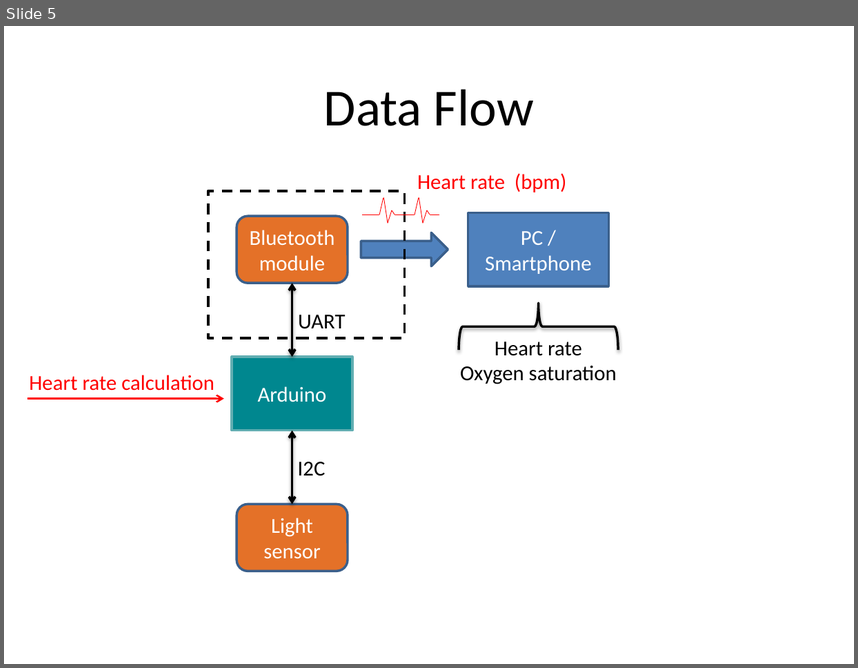
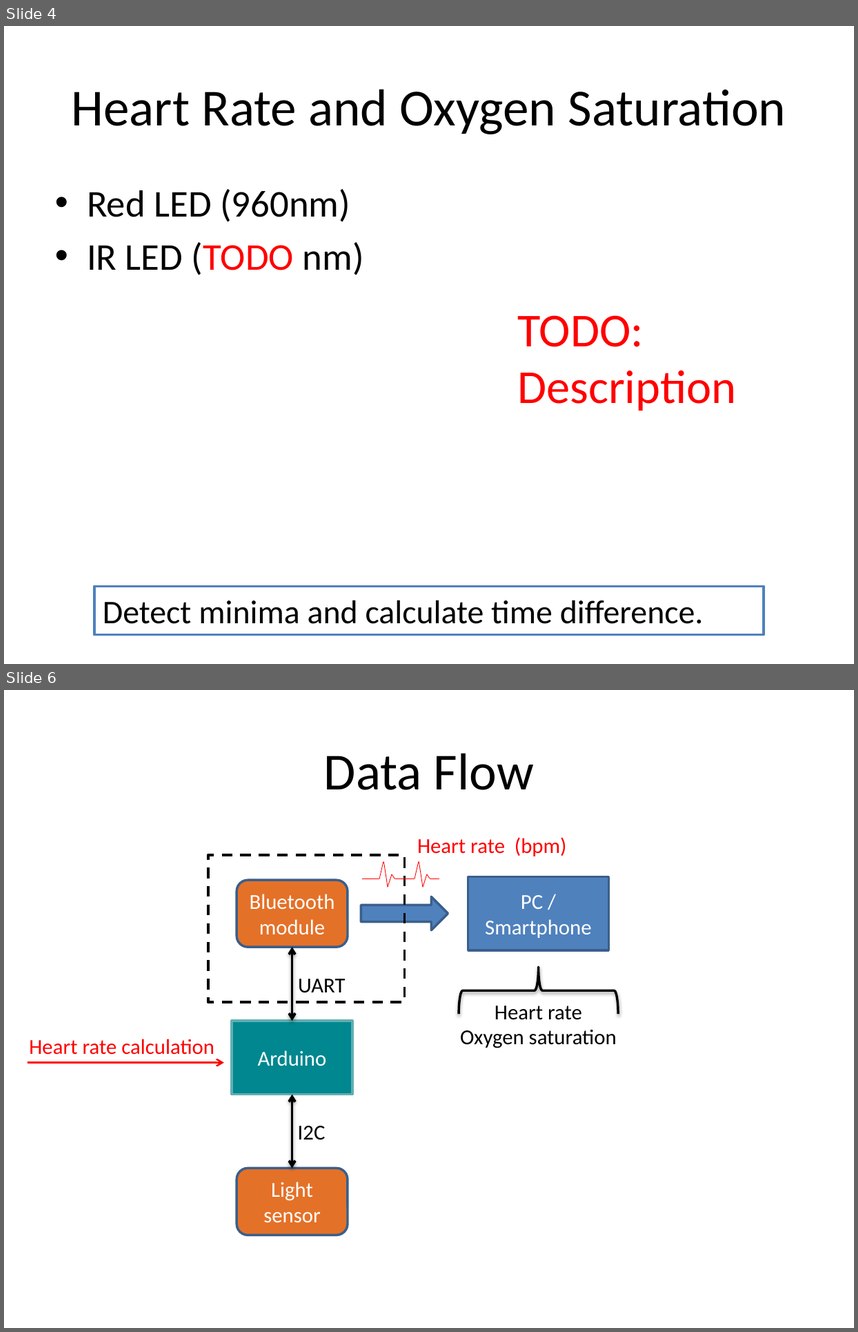
Before and after one commit to UbiquitousComputingSS14/Documentation, a slide deck: res/HeartRateMonitor.pptx. Shown one above the other, each under a label of ours: slide 5 before the commit, slides 4 and 6 after it; the slides between them are not shown. The pictures are 858x668 and 858x1332 pixels, drawn with LibreOffice and Linux fonts; fonts in the diff are those of the drawing. Boxes give left, top, right and bottom in pixels: in the first picture for what was removed or moved away, otherwise in the second. Text is boxed around its words. In the diff, an @@ line names an element or a change of style, - is before the commit and + after.

```diff
--- a/res/HeartRateMonitor.pptx
+++ b/res/HeartRateMonitor.pptx
@@ slide 4 added at (x1=4, y1=26, x2=854, y2=664), background #FFFFFF @@
@@ title added at (x1=71, y1=89, x2=786, y2=134), 44 pt, text #000000 @@
+Heart Rate and Oxygen Saturation
@@ text added at (x1=87, y1=189, x2=364, y2=275), 32 pt, text #000000 @@
+• Red LED (960nm)
+• IR LED (TODO nm)
@@ text added at (x1=517, y1=315, x2=736, y2=410), 40 pt, text #FF0000 @@
+TODO:
+Description
@@ rectangle added at (x1=94, y1=586, x2=763, y2=634), fill #FFFFFF, outline #4F81BD 2 pt, 28 pt, text #000000 @@
+Detect minima and calculate time difference.
@@ what was slide 5 is now slide 6 @@
```
Also in this commit, not shown: 13 slides changed, 10 other slides added, 4 slides removed, 1 other file.
